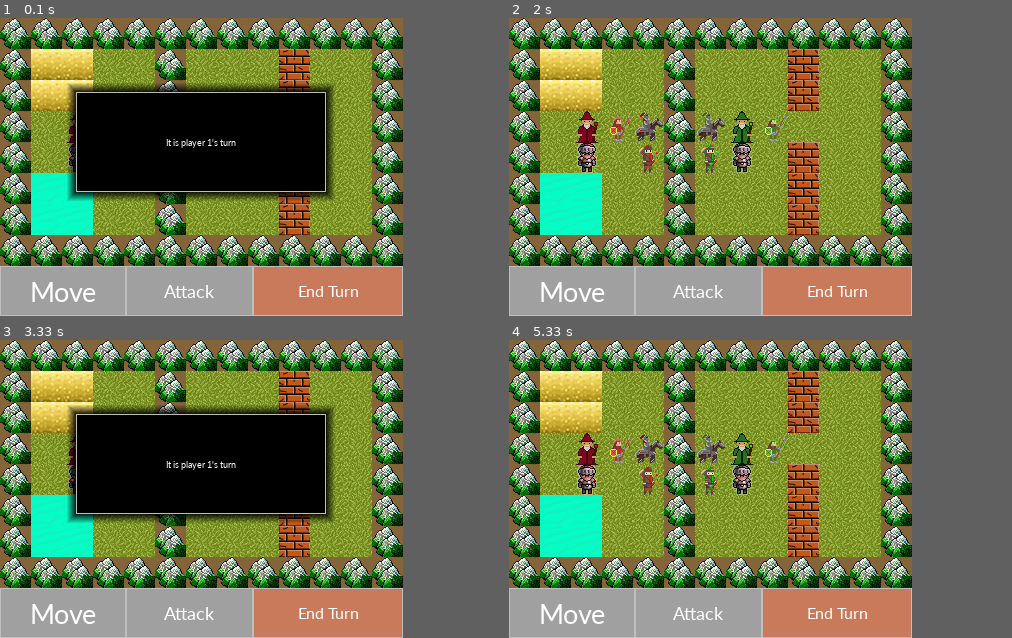
Above: before the commit, frames 1-4 (two rows, left to right).
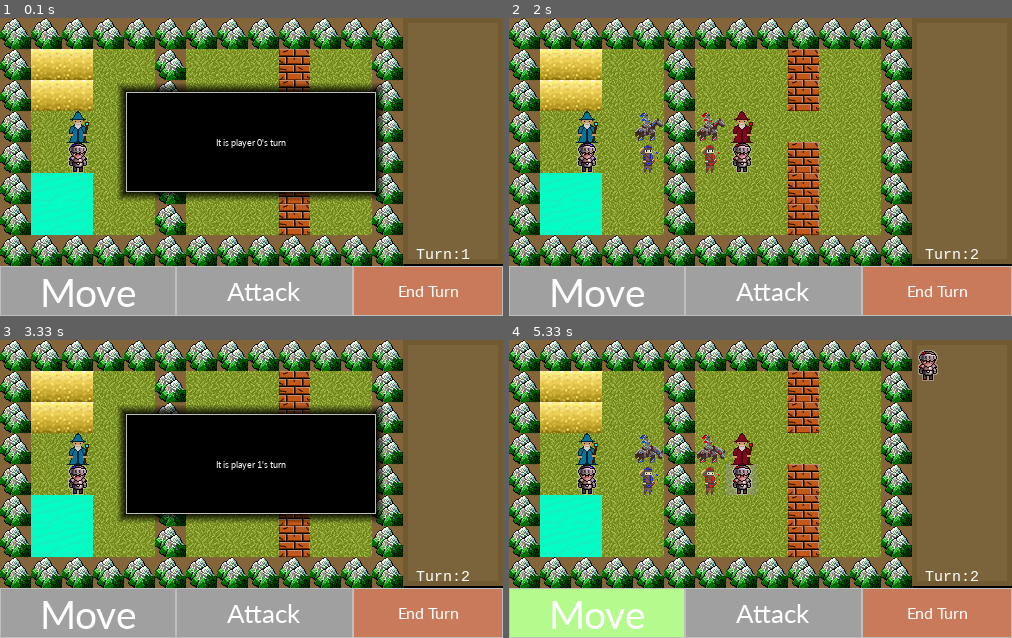
Above: after the commit, the same moments.

Repository: bunzosteele/HeroesEmblem
Game: pygame game, started from Game.py
The game is run twice, just before and just after one commit, with the same random seed, the same clock (stepped at 60 frames per second) and the same inputs. The source is Python 2; it was converted automatically to run under Python 3.
Inputs (mouse positions are in pixels of both pictures, inside the frame that each line leads up to):
- Up to frame 1 (0.1 s): no input
- Up to frame 2 (2 s): press the mouse at (760, 184) at 0.37 s; move the mouse to (700, 175) at 0.47 s; release the mouse at (639, 169) at 0.6 s; click (941, 271) at 0.72 s; press the mouse at (760, 143) at 1.03 s; move the mouse to (710, 131) at 1.13 s; release the mouse at (654, 119) at 1.27 s; click "End Turn" at 1.38 s; click (760, 143) at 1.72 s, where only the run after the commit has a clickable "It is player 0's turn"
- Up to frame 3 (3.33 s): click (130, 491) at 2.05 s; press the mouse at (427, 614) at 2.37 s; move the mouse to (306, 527) at 2.47 s; release the mouse at (186, 441) at 2.6 s; click "End Turn" at 3.22 s
- Up to frame 4 (5.33 s): click (720, 471) at 3.55 s; press the mouse at (594, 614) at 4.37 s; move the mouse to (669, 536) at 4.47 s; release the mouse at (740, 459) at 4.6 s; press the mouse at (594, 614) at 4.7 s; move the mouse to (680, 494) at 4.8 s; release the mouse at (760, 378) at 4.93 s; press the mouse at (594, 614) at 5.03 s; move the mouse to (669, 545) at 5.13 s; release the mouse at (745, 480) at 5.27 s
In our replay, the window is 403x298 before the commit and 503x298 after it. These sizes can differ from the game's own. Grey fills any space a smaller window leaves; there, only what the larger window draws over its background counts as a difference.

The runs differ from the first frame. In frame 1, 17% of the frame differs, in the area x 6-100%, y 22-100%; in frame 2, 9.0%; in frame 3, 17%; in frame 4, 15%.

Commit message:
Add more unit animations. Allow atacking after movement. Add Side panel for stats.

Diff:
--- a/Game.py
+++ b/Game.py
@@ -9,6 +9,11 @@
 from Battlefield.Battlefield import *
 from Battlefield.Tile import *
 
+x = 1400
+y = -640
+import os
+os.environ['SDL_VIDEO_WINDOW_POS'] = "%d,%d" % (x,y)
+
 def change_unit(units_length, unit_num):
     if unit_num < units_length - 1:
         unit_num += 1
@@ -27,7 +32,6 @@
     if clicked_space in get_movement_options(x, y, units, moving_unit, battlefield, moving_unit.get_movement()):
         moving_unit.x = clicked_space[0]* Tile.Size
         moving_unit.y = clicked_space[1]* Tile.Size
-        tapped_units.append(moving_unit)
     selected = None
     return selected
 
@@ -77,11 +81,11 @@
 
     return empty
 
-def end_turn(player):
-    if player == 1:
-        player = 2
-    elif player == 2:
+def end_turn(player, turnCount):
+    if player == 0:
         player = 1
+    elif player == 1:
+        player = 0
     return player
 
 def draw_turn_indicator(pixel_height, pixel_width, button_height, current_player):
@@ -152,6 +156,10 @@
     else:
         return animationState +1
 
+def drawStats(unit, battlefieldWidth, battlefieldHeight, surface):
+    surface.blit(unit.image, (battlefieldWidth, 10))
+
+
 
 
 pygame.init()
@@ -159,14 +167,16 @@
 running = True
 c_EndTurnButtonHeight = 50
 c_EndTurnPixelWidth = 150
-current_player = 1
+c_StatusWindowWidth = 100
+myFont = pygame.font.SysFont("monospace", 15)
+current_player = 0
 between_turns = True
 
 #battlefieldSeed = random.randint(1, 6)
 battlefieldSeed = 2
 battlefield = Battlefield(Battlefield.build("Battlefield/"+ `battlefieldSeed` + ".txt"))
 
-WindowPixelWidth = battlefield.width() * Tile.Size
+WindowPixelWidth = battlefield.width() * Tile.Size + c_StatusWindowWidth
 WindowPixelHeight = battlefield.height() * Tile.Size + c_EndTurnButtonHeight
 screen_size = width, height = WindowPixelWidth, WindowPixelHeight
 screen = pygame.display.set_mode(screen_size)
@@ -175,27 +185,26 @@
 selected_color = (150, 150, 150, 100)
 attack_color = (200, 100, 100, 150)
 
-unit1 = Archer(4, 4, 1)
-unit2 = Archer(6, 4, 2)
-unit3 = Footman(7, 4, 2)
-unit4 = Footman(2, 4, 1)
-unit5 = Knight(4, 3, 1)
-unit6 = Knight(6, 3, 2)
-unit7 = Mage(7, 3, 2)
-unit8 = Mage(2, 3, 1)
-unit9 = Spearman(8, 3, 2)
-unit10 = Spearman(3, 3, 1)
+unit1 = Archer(4, 4, 0)
+unit2 = Archer(6, 4, 1)
+unit3 = Footman(7, 4, 1)
+unit4 = Footman(2, 4, 0)
+unit5 = Knight(4, 3, 0)
+unit6 = Knight(6, 3, 1)
+unit7 = Mage(7, 3, 1)
+unit8 = Mage(2, 3, 0)
 
 clock = pygame.time.Clock()
 animationState = 1
 animationTimer = pygame.time.set_timer(pygame.USEREVENT, 500)
 
-units = [unit1, unit2, unit3, unit4, unit5, unit6, unit7, unit8, unit9, unit10]
+units = [unit1, unit2, unit3, unit4, unit5, unit6, unit7, unit8]
 tapped_units = []
 unit_size = len(units)
 selected = None
 moving = False
 attacking = False
+turnCount = 1
 
 
 EndTurn = UI.Buttons.Button()
@@ -217,7 +226,9 @@
                     tapped_units = []
             elif EndTurn.pressed(pos):
                     moving = False
-                    current_player = end_turn(current_player)
+                    current_player = end_turn(current_player, turnCount)
+                    if current_player == 0:
+                        turnCount +=1
                     between_turns = True
                     selected = None
             elif Move.pressed(pos):
@@ -241,9 +252,20 @@
                         moving = False
                         attacking = False
                 elif selected is not None and moving:
-                    selected = click_movement(units, tapped_units, battlefield, units[selected], clicked_space, selected)
+                    movingUnit = units[selected]
+                    newSelected = click_movement(units, tapped_units, battlefield, movingUnit, clicked_space, selected)
                     moving = False
-                    attacking = False
+                    canAttack = can_attack(movingUnit, battlefield, units)
+                    if(canAttack):
+                        attacking = canAttack
+                    else:
+                        selected = newSelected
+                        if(selected is None):
+                            tapped_units.append(movingUnit)
+                elif selected is not None and attacking:
+                    #TODO IMPLEMENT ATTACKING
+                    tapped_units.append(units[selected])
+                    attacking = not attacking
                 else:
                     for unit in units:
                         if clicked_space == unit.get_location() and unit.get_team() == current_player and unit not in tapped_units:
@@ -293,12 +315,22 @@
 
 
     for u in units :
-        u.draw(screen, animationState)
+        if(u in tapped_units):
+            u.draw(screen, 1, True)
+        else:
+            u.draw(screen, animationState, False)
 
     if(between_turns):
         draw_turn_indicator(WindowPixelHeight, WindowPixelWidth, c_EndTurnButtonHeight, current_player)
+
+    pygame.draw.rect(screen, (123,100,59), pygame.Rect(WindowPixelWidth - c_StatusWindowWidth, 0, c_StatusWindowWidth, battlefield.height() * Tile.Size - 2))
+    pygame.draw.rect(screen, (113,90,49), pygame.Rect(WindowPixelWidth - c_StatusWindowWidth, 0, c_StatusWindowWidth, battlefield.height() * Tile.Size - 2), 5)
+    if(selected is not None):
+        drawStats(units[selected], battlefield.width() * Tile.Size, battlefield.height() * Tile.Size, screen)
+    turnCountDisplay = myFont.render("Turn:" + str(turnCount), 1, (255,255,255))
+    screen.blit(turnCountDisplay, (battlefield.width() * Tile.Size + 13, battlefield.height() * Tile.Size - 20))
+
     pygame.display.update()
-
     clock.tick(60)
 
 pygame.quit()
--- a/Units/Archer.py
+++ b/Units/Archer.py
@@ -2,7 +2,7 @@
 
 
 class Archer(Unit):
-    Image = "images/archer-idle-1-0.png"
+    Image = "images/archer-idle-1-2.png"
     MaxHealth = 6
     AttackPower = 10
     Defense = 2
@@ -11,8 +11,8 @@
     MaximumRange = 4
 
     def __init__(self, x, y, team):
+        if team == 0:
+            self.Image = "images/archer-idle-1-0.png"
         if team == 1:
             self.Image = "images/archer-idle-1-1.png"
-        if team == 2:
-            self.Image = "images/archer-idle-1-2.png"
         Unit.__init__(self, self.Image, x, y, Archer.Movement, Archer.MaxHealth, Archer.Defense, Archer.MinimumRange, Archer.MaximumRange, team)
--- a/Units/Footman.py
+++ b/Units/Footman.py
@@ -3,7 +3,7 @@
 from Units.Unit import *
 
 class Footman(Unit):
-    Image = "images/Footman-Idle-1-0.png"
+    Image = "images/Footman-Idle-1-2.png"
     MaxHealth = 10
     AttackPower = 10
     Defense = 5
@@ -12,9 +12,9 @@
     MaximumRange = 1
 
     def __init__(self, x , y, team):
+        if team == 0:
+            self.Image = "images/footman-idle-1-0.png"
         if team == 1:
             self.Image = "images/footman-idle-1-1.png"
-        if team == 2:
-            self.Image = "images/footman-idle-1-2.png"
         Unit.__init__(self, self.Image, x, y, Footman.Movement,
                       Footman.MaxHealth, Footman.Defense, Footman.MinimumRange, Footman.MaximumRange, team)
--- a/Units/Knight.py
+++ b/Units/Knight.py
@@ -3,7 +3,7 @@
 from Units.Unit import *
 
 class Knight(Unit):
-    Image = "images/knight.png"
+    Image = "images/Knight-Idle-1-2.png"
     MaxHealth = 20
     AttackPower = 15
     Defense = 10
@@ -12,9 +12,9 @@
     MaximumRange = 1
 
     def __init__(self, x , y, team):
+        if team == 0:
+            self.Image = "images/Knight-Idle-1-0.png"
         if team == 1:
-            self.Image = "images/knight1.png"
-        if team == 2:
-            self.Image = "images/knight2.png"
+            self.Image = "images/Knight-Idle-1-1.png"
         Unit.__init__(self, self.Image, x, y, Knight.Movement,
                       Knight.MaxHealth, Knight.Defense, Knight.MinimumRange, Knight.MaximumRange, team)
--- a/Units/Mage.py
+++ b/Units/Mage.py
@@ -2,7 +2,7 @@
 
 
 class Mage(Unit):
-    Image = "images/mage.png"
+    Image = "images/Mage-Idle-1-2.png"
     MaxHealth = 8
     AttackPower = 13
     Defense = 3
@@ -11,8 +11,8 @@
     MaximumRange = 3
 
     def __init__(self, x, y, team):
+        if team == 0:
+            self.Image = "images/Mage-Idle-1-0.png"
         if team == 1:
-            self.Image = "images/mage1.png"
-        if team == 2:
-            self.Image = "images/mage2.png"
+            self.Image = "images/Mage-Idle-1-1.png"
         Unit.__init__(self, self.Image, x, y, Mage.Movement, Mage.MaxHealth, Mage.Defense, Mage.MinimumRange, Mage.MaximumRange, team)
--- a/Units/Spearman.py
+++ b/Units/Spearman.py
@@ -3,7 +3,7 @@
 from Units.Unit import *
 
 class Spearman(Unit):
-    Image = "images/spearman.png"
+    Image = "images/spearman2.png"
     MaxHealth = 8
     AttackPower = 8
     Defense = 3
@@ -12,9 +12,9 @@
     MaximumRange = 2
 
     def __init__(self, x , y, team):
+        if team == 0:
+            self.Image = "images/spearman.png"
         if team == 1:
             self.Image = "images/spearman1.png"
-        if team == 2:
-            self.Image = "images/spearman2.png"
         Unit.__init__(self, self.Image, x, y, Spearman.Movement,
                       Spearman.MaxHealth, Spearman.Defense, Spearman.MinimumRange, Spearman.MaximumRange, team)
--- a/Units/Unit.py
+++ b/Units/Unit.py
@@ -3,7 +3,6 @@
 
 class Unit(pygame.sprite.Sprite):
     dist = 31
-
 
     def __init__(self, art, x , y, movement, health, attack, minimumRange, maximumRange, team):
         pygame.sprite.Sprite.__init__(self)
@@ -23,11 +22,14 @@
         self.rect = self.image.get_rect()
 
 
-    def draw(self, surface, animationState):
+    def draw(self, surface, animationState, tapped):
         imageAttributes = self.art.split("-")
-        if(imageAttributes[0] == "images/archer" or imageAttributes[0] == "images/footman"):
-            imageAttributes[2] = str(animationState)
-            self.image = pygame.image.load("-".join(imageAttributes))
+        imageAttributes[2] = str(animationState)
+        self.image = pygame.image.load("-".join(imageAttributes))
+
+        if(tapped):
+            self.image.fill((255, 255, 255, 128), None, pygame.BLEND_RGBA_MULT)
+
         surface.blit(self.image, (self.x, self.y))
 
     def movement_clac(self):
Binary file added: images/Knight-Idle-1-0.png
Binary file added: images/Knight-Idle-1-1.png
Renamed: images/Knight2.png -> images/Knight-Idle-1-2.png
Binary file added: images/Knight-Idle-2-0.png
Binary file added: images/Knight-Idle-2-1.png
Binary file added: images/Knight-Idle-3-0.png
Binary file added: images/Knight-Idle-3-1.png
Binary file added: images/Mage-Idle-1-0.png
Binary file added: images/Mage-Idle-1-1.png
Renamed: images/Mage2.png -> images/Mage-Idle-1-2.png
Binary file added: images/Mage-Idle-2-0.png
Binary file added: images/Mage-Idle-2-1.png
(and 8 more such lines)
